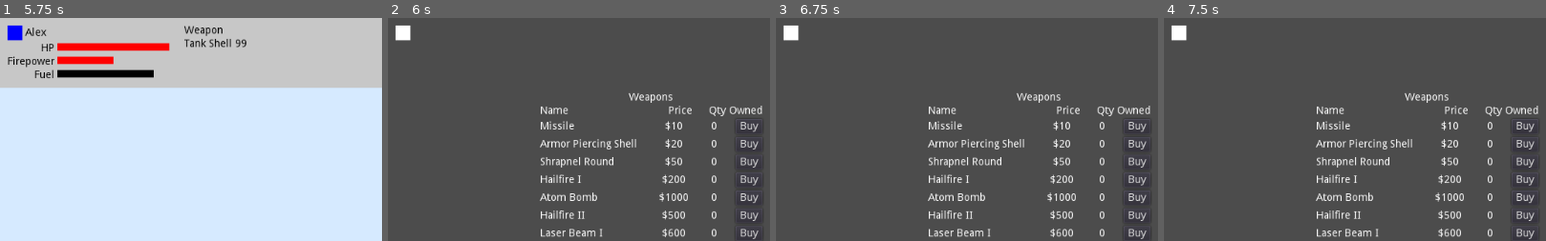
Above: before the commit, frames 1-4 (left to right).
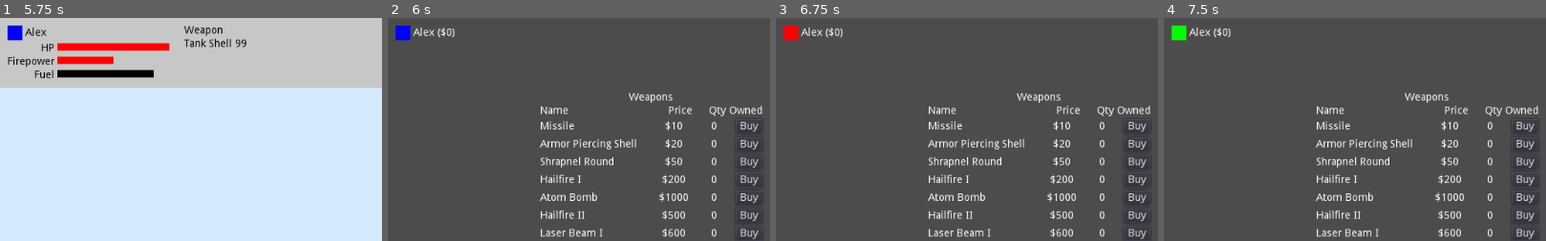
Above: after the commit, the same moments.

Repository: Arc676/Tanks-Godot
Game: Godot game, scene res://Scenes/Screens/Main Menu.tscn
Same seed, same stepped clock (60 frames per second), same inputs: the game is played once before the commit and once after it.
Inputs (mouse positions are % of the whole screen's width and height, from its top left):
- Up to frame 1 (5.75 s): click (31, 30) at 0.52 s; type "Alex" at 0.6 s; click (35, 34) at 0.75 s; type "12" at 0.83 s; click (65, 30) at 0.98 s; type "Alex" at 1.07 s; click (69, 34) at 1.27 s; type "12" at 1.35 s; click (31, 58) at 1.5 s; type "Alex" at 1.58 s; click (35, 63) at 1.73 s; type "12" at 1.82 s; click (65, 58) at 2.02 s; type "Alex" at 2.1 s; click (69, 63) at 2.25 s; type "12" at 2.33 s; click "Easy" at 2.75 s; click "Easy" at 3.5 s; click "Start Game" at 4.25 s; tap Enter at 5 s; move the mouse to (72, 45) at 5.02 s; hold Right (ui_right) from 5.03 s (still down); click (72, 45) at 5.1 s; tap Up (ui_up) at 5.27 s
- Up to frame 2 (6 s): keep holding Right (ui_right); move the mouse to (30, 55) at 5.77 s; tap Space (fire) at 5.85 s
- Up to frame 3 (6.75 s): tap Up (ui_up) at 6.02 s; release Right (ui_right) at 6.5 s; click "Next" at 6.5 s
- Up to frame 4 (7.5 s): click "Next" at 7.25 s
The pictures show only the part of the screen within x 0-50%, y 0-50%; the shares and areas given below are measured in that part.

Frame 1 is identical in both runs. In frame 2, 0.5% of the frame differs, in the area x 1-18%, y 2-11%; in frame 3, 0.5%; in frame 4, 0.5%.
Error before the commit: Invalid get index 'color' (on base: 'previously freed instance'). (res://Scripts/Screens/Store.gd:69)

Commit message:
Bug fixes
Also reset turn order on game start
Remove tanks from game scene before switching to store view

Diff:
--- a/Scripts/Entities/Tank.gd
+++ b/Scripts/Entities/Tank.gd
@@ -97,6 +97,7 @@
 	fuel = startingFuel
 	isActiveTank = false
 	$Sprite.visible = true
+	resetState()
 
 func resetState():
 	hasFired = false
--- a/Scripts/Screens/Game.gd
+++ b/Scripts/Screens/Game.gd
@@ -97,7 +97,6 @@
 		if tank.hp > 0:
 			tank.score += 100
 			tank.money += 100
-		$"Game Scene".remove_child(tank)
 	drawDeclared = true
 
 func gameOver():
@@ -157,6 +156,8 @@
 		updateHUD()
 
 	if turnEnded and gameOver():
+		for tank in players:
+			$"Game Scene".remove_child(tank)
 		tree.change_scene("res://Scenes/Screens/Store.tscn")
 
 func setActiveTank(idx):
